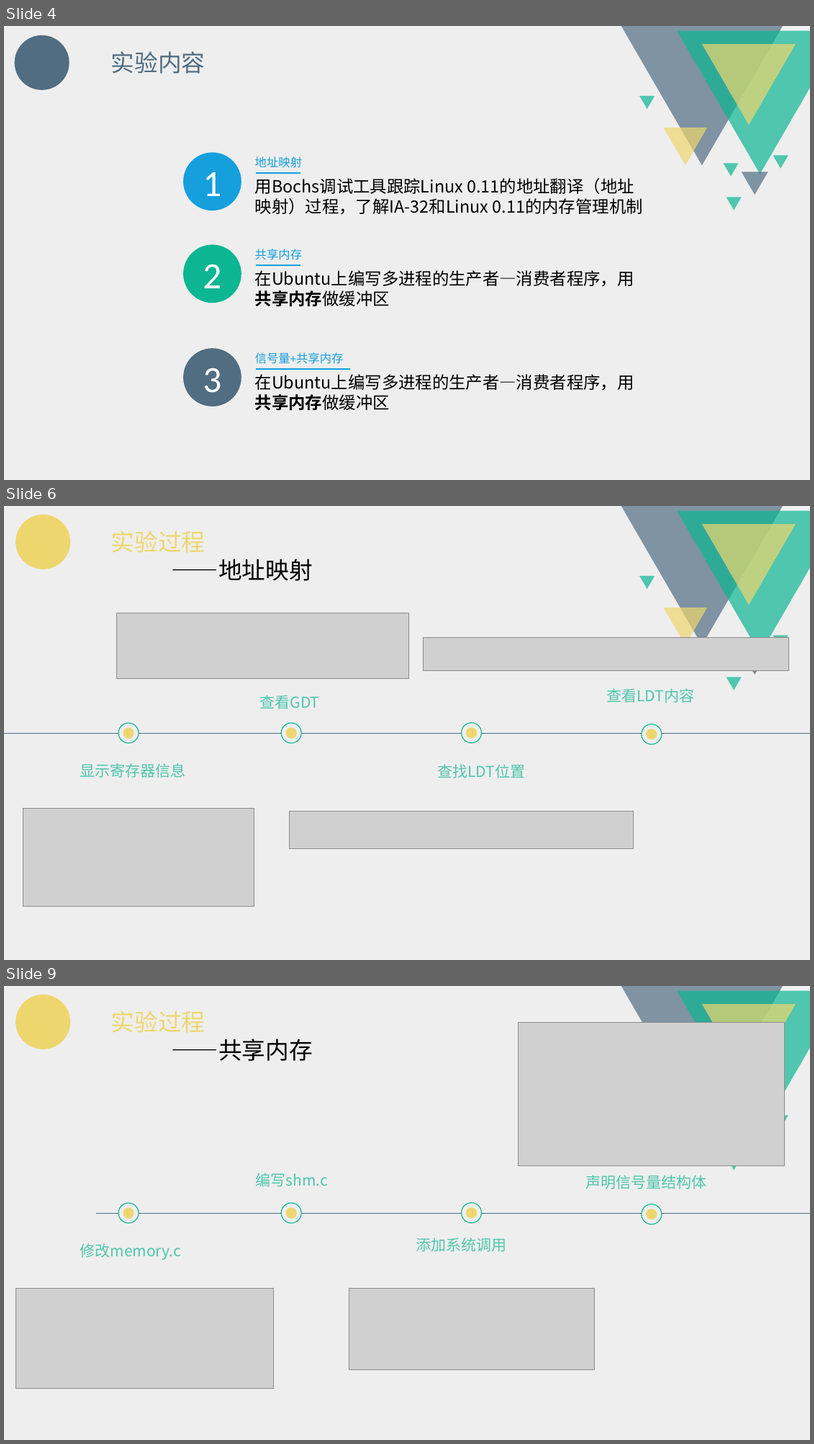
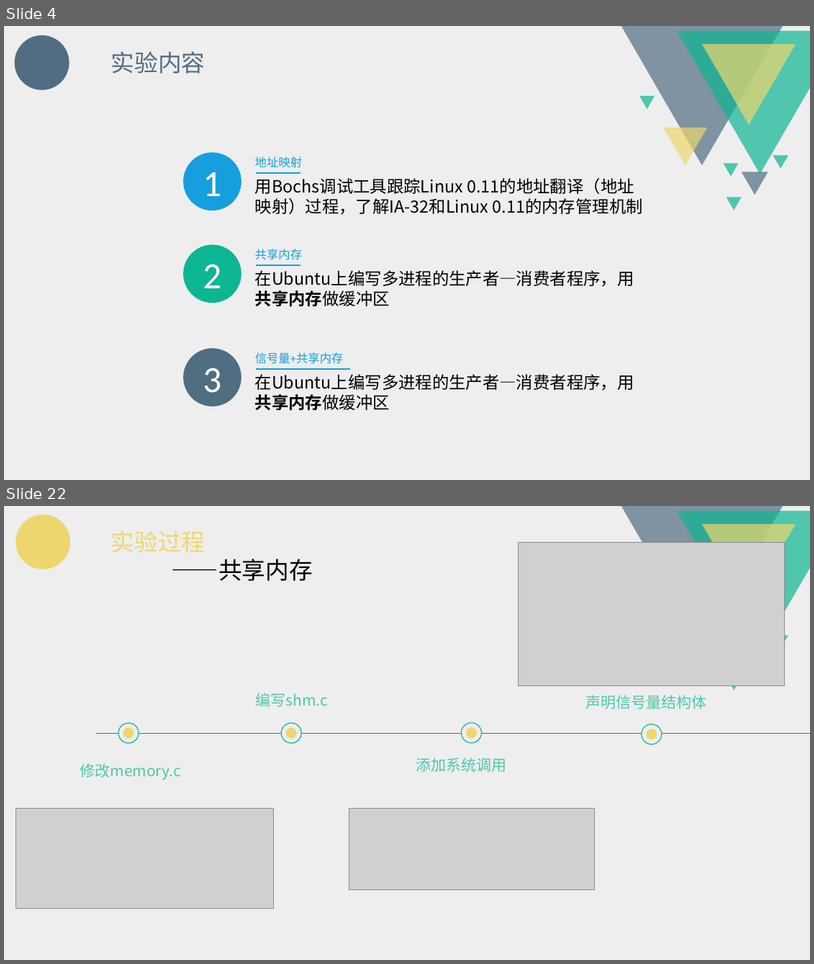
Before and after one commit to HITAmigos/MIC, a slide deck: oslab_report/oslab5.pptx. Shown one above the other, each under a label of ours: slides 4, 6 and 9 before the commit, slides 4 and 22 after it; the slides between them are not shown. The pictures are 814x1444 and 814x964 pixels, drawn with LibreOffice and Linux fonts; fonts in the diff are those of the drawing; grey boxes stand for pictures. Boxes give left, top, right and bottom in pixels: in the first picture for what was removed or moved away, otherwise in the second. Text is boxed around its words. In the diff, an @@ line names an element or a change of style, - is before the commit and + after.

```diff
--- a/oslab_report/oslab5.pptx
+++ b/oslab_report/oslab5.pptx
@@ slide 6 removed at [4,506,810,960], background #EEEEEE; not listed: 8 template elements that a slide beside it also shows @@
@@ ellipse removed at [16,515,70,569] @@
@@ text removed at [111,530,313,581] @@
-实验过程
-——地址映射
@@ picture removed at [116,613,409,678] @@
@@ picture removed at [424,637,790,671] @@
@@ text removed at [260,695,320,709] @@
-查看GDT
@@ text removed at [607,688,694,703] @@
-查看LDT内容
@@ line removed from (4, 733) to (810, 733) @@
@@ ellipse removed at [118,723,139,743] @@
@@ ellipse removed at [124,728,134,739] @@
@@ ellipse removed at [282,723,301,743] @@
@@ ellipse removed at [286,728,297,739] @@
@@ ellipse removed at [462,723,482,743] @@
@@ ellipse removed at [466,728,477,739] @@
@@ ellipse removed at [642,723,661,744] @@
@@ ellipse removed at [646,728,657,739] @@
@@ text removed at [80,763,186,777] @@
-显示寄存器信息
@@ text removed at [437,764,525,778] @@
-查找LDT位置
@@ picture removed at [23,808,255,906] @@
@@ picture removed at [290,811,633,849] @@
@@ what was slide 9 is now slide 22 @@
```
Also in this commit, not shown: 3 slides changed, 16 slides added, 2 other slides removed, 5 other files.
